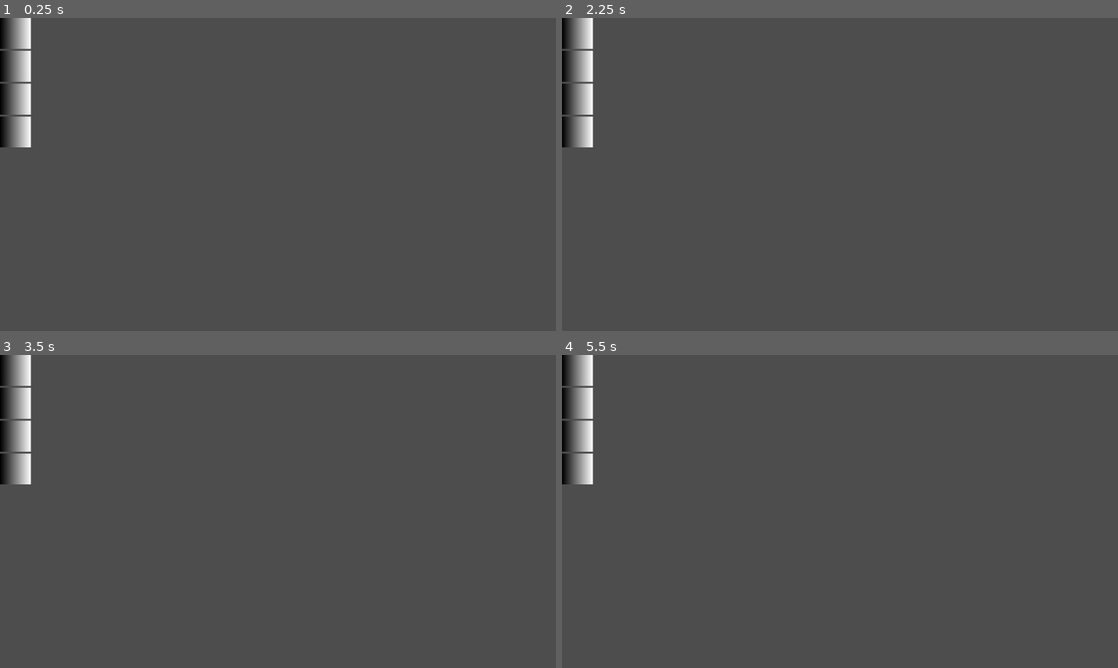
Above: before the commit, frames 1-4 (two rows, left to right).
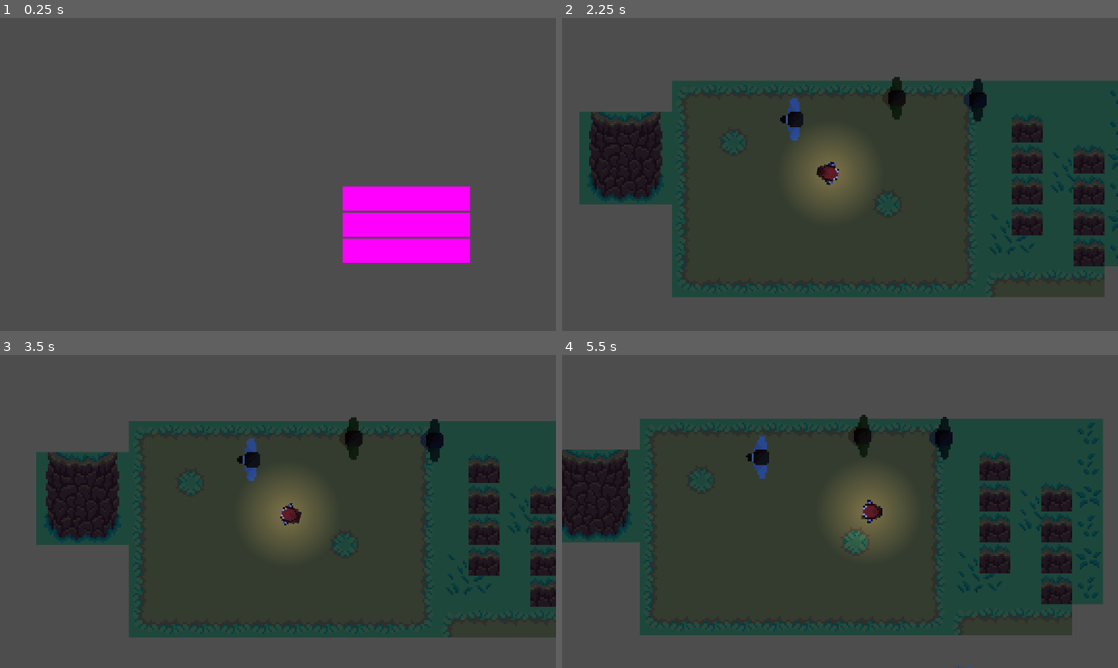
Above: after the commit, the same moments.

Repository: X-ppresso/Untitled-Gnome-Game
Game: Godot game, scene res://Scenes/Menu.tscn
Same seed, same stepped clock (60 frames per second), same inputs: the game is played once before the commit and once after it. This scene is started directly instead of the project's main scene.
Inputs (mouse positions are in pixels of both pictures, inside the frame that each line leads up to):
- Up to frame 1 (0.25 s): no input
- Up to frame 2 (2.25 s): click (578, 33) at 0.52 s; click (578, 64) at 1.27 s; click (967, 199) at 2.02 s
- Up to frame 3 (3.5 s): click (16, 436) at 2.77 s
- Up to frame 4 (5.5 s): tap Enter at 3.5 s; move the mouse to (962, 495) at 3.52 s; hold D (right) 3.53-4.28 s; hold 1 (Ability_1) 3.53-4.28 s; move the mouse to (728, 527) at 4.27 s; hold S (down) 4.28-5.03 s; tap 2 (Ability_2) at 4.35 s; move the mouse to (895, 442) at 5.02 s; press the mouse at (895, 442) at 5.03 s; hold D (right) from 5.03 s (still down)

The runs differ from the first frame. In frame 1, 7.2% of the frame differs, in the area x 0-85%, y 0-79%; in frame 2, 59%; in frame 3, 57%; in frame 4, 60%, in the area x 0-98%, y 0-100%.

Commit message:
0.0.5
menu buttons finally work

Diff:
--- a/Scenes/Menu.tscn
+++ b/Scenes/Menu.tscn
@@ -1,24 +1,15 @@
-[gd_scene load_steps=9 format=3 uid="uid://cwx7kawg3t8af"]
+[gd_scene load_steps=5 format=3 uid="uid://cwx7kawg3t8af"]
 
-[sub_resource type="Gradient" id="Gradient_e7cyh"]
+[ext_resource type="Script" path="res://Scripts/menu.gd" id="1_ntlvg"]
 
-[sub_resource type="GradientTexture2D" id="GradientTexture2D_ga2ua"]
-gradient = SubResource("Gradient_e7cyh")
+[sub_resource type="PlaceholderTexture2D" id="PlaceholderTexture2D_40p45"]
+size = Vector2(200, 50)
 
-[sub_resource type="Gradient" id="Gradient_v1g3i"]
+[sub_resource type="PlaceholderTexture2D" id="PlaceholderTexture2D_eih7e"]
+size = Vector2(200, 50)
 
-[sub_resource type="GradientTexture2D" id="GradientTexture2D_l27t0"]
-gradient = SubResource("Gradient_v1g3i")
-
-[sub_resource type="Gradient" id="Gradient_0vnvr"]
-
-[sub_resource type="GradientTexture2D" id="GradientTexture2D_o05yf"]
-gradient = SubResource("Gradient_0vnvr")
-
-[sub_resource type="Gradient" id="Gradient_rbuem"]
-
-[sub_resource type="GradientTexture2D" id="GradientTexture2D_ss5s6"]
-gradient = SubResource("Gradient_rbuem")
+[sub_resource type="PlaceholderTexture2D" id="PlaceholderTexture2D_sh3kj"]
+size = Vector2(200, 50)
 
 [node name="MainMenu" type="Control"]
 layout_mode = 3
@@ -27,28 +18,32 @@
 anchor_bottom = 1.0
 grow_horizontal = 2
 grow_vertical = 2
+script = ExtResource("1_ntlvg")
 
 [node name="MarginContainer" type="MarginContainer" parent="."]
 layout_mode = 0
-offset_right = 40.0
-offset_bottom = 40.0
+offset_left = 710.0
+offset_top = 349.0
+offset_right = 910.0
+offset_bottom = 507.0
+scale = Vector2(1.32001, 1)
 
 [node name="VBoxContainer" type="VBoxContainer" parent="MarginContainer"]
-layout_direction = 1
 layout_mode = 2
+size_flags_vertical = 0
+alignment = 1
 
-[node name="Button" type="TextureButton" parent="MarginContainer/VBoxContainer"]
+[node name="Play" type="TextureButton" parent="MarginContainer/VBoxContainer"]
 layout_mode = 2
-texture_normal = SubResource("GradientTexture2D_ga2ua")
-
-[node name="Stage" type="TextureButton" parent="MarginContainer/VBoxContainer"]
-layout_mode = 2
-texture_normal = SubResource("GradientTexture2D_l27t0")
+texture_normal = SubResource("PlaceholderTexture2D_40p45")
 
 [node name="Settings" type="TextureButton" parent="MarginContainer/VBoxContainer"]
 layout_mode = 2
-texture_normal = SubResource("GradientTexture2D_o05yf")
+texture_normal = SubResource("PlaceholderTexture2D_eih7e")
 
 [node name="Exit" type="TextureButton" parent="MarginContainer/VBoxContainer"]
 layout_mode = 2
-texture_normal = SubResource("GradientTexture2D_ss5s6")
+texture_normal = SubResource("PlaceholderTexture2D_sh3kj")
+
+[connection signal="pressed" from="MarginContainer/VBoxContainer/Play" to="." method="_on_play_pressed"]
+[connection signal="pressed" from="MarginContainer/VBoxContainer/Exit" to="." method="_on_exit_pressed"]
--- a/Scenes/game_over.gd
+++ b/Scenes/game_over.gd
@@ -8,7 +8,8 @@
 	get_tree().reload_current_scene()
 
 func _on_exit_pressed() -> void:
-	pass # Replace with function body.
+	get_tree().paused = false
+	get_tree().change_scene_to_file("res://Scenes/Menu.tscn")
 
 
 func game_over():
--- /dev/null
+++ b/Scripts/menu.gd
@@ -0,0 +1,7 @@
+extends Control
+
+func _on_exit_pressed() -> void:
+	get_tree().quit()
+
+func _on_play_pressed() -> void:
+	get_tree().change_scene_to_file("res://Scenes/Game testing.tscn")
